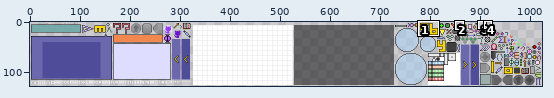
A sprite sheet gets an edit: android/assets/textures/textures.png. Above: a wide view before the commit, with the close-up outlined.
Close-up. Before:
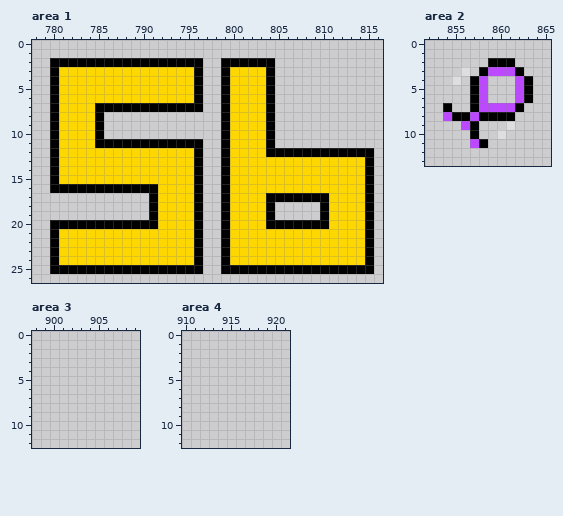
The file is 1024x128 pixels. Pixels under 10% opacity are left out. Colours within 5 levels of each other are drawn and written as one. Shown: area 1: x 778..816, y 0..26; area 2: x 852..865, y 0..13; area 3: x 898..909, y 0..12; area 4: x 910..921, y 0..12. The commit also changed other parts of the picture, which this record leaves out.
The same view after the edit:
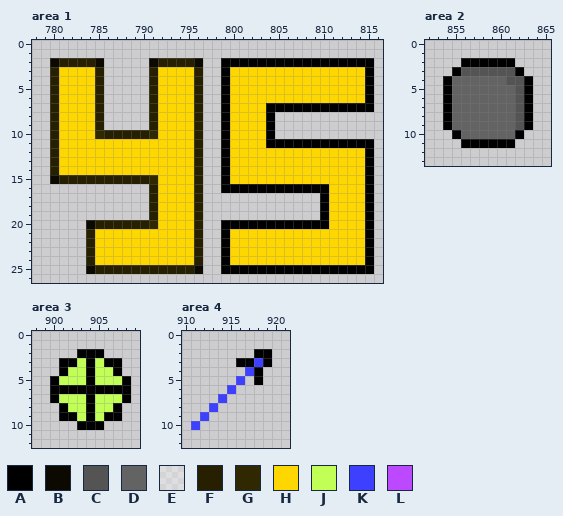
Palette (. is transparent): A #000000  B #0c0a00  C #545454  D #636363  E #ffffff55  F #262000  G #302800  H #ffd700  J #c1ff56  K #3d40ff  L #bc49ff
Edits made:
Changed rows in their new state; - is an unchanged pixel.
Area 1:
first column x 780:
 2 BFFFFB.....BFFFFB--------AAAAAAAAAAA
 3 F----F.....F----F-------HHHHHHHHHHHA
 4 F----F.....F----F-------HHHHHHHHHHHA
 5 F----F.....F----F-------HHHHHHHHHHHA
 6 F----F.....F----F-------HHHHHHHHHHHA
 7 F----F.....FHHHHF--------AAAAAAAAAAA
 8 F----F-----FHHHHF-------------------
 9 F----F-----FHHHHF-------------------
10 F----GFFFFFGHHHHF-------------------
11 F----HHHHHHHHHHHF--------AAAAAAAAAAA
12 F---------------F-------HHHHHHHHHHH-
13 F---------------F-------------------
14 F---------------F-------------------
15 BFFFFFFFFFFG----F-------------------
16 ...........F----F---AAAAAAAAAAA-----
17 -----------F----F--...........------
18 -----------F----F--......-----------
19 -----------F----F--......-----------
20 ....BFFFFFFG----F---AAAA------------
21 ....F-----------F-------------------
22 ....F-----------F-------------------
23 ....F-----------F-------------------
24 ....F-----------F-------------------
25 ....BFFFFFFFFFFFB-------------------
Area 2:
first column x 854:
 2 --AAA-----
 3 -ACCCCCC--
 4 ADDDDDDCC-
 5 ADDDDDDDC-
 6 ADDDDDDDC-
 7 -DDDDDDDCA
 8 ADDDDDDDCA
 9 ADDDDDDDCA
10 -ADDDDDDA-
11 --AA-AAA--
Area 3:
first column x 900:
 2 ---AAA---
 3 -AAJAJAA-
 4 -AJJAJJA-
 5 AJJJAJJJA
 6 AAAAAAAAA
 7 AJJJAJJJA
 8 -AJJAJJA-
 9 -AAJAJAA-
10 ---AAA---
Area 4:
first column x 911:
 2 -------AA
 3 -----AAKA
 4 ------KA-
 5 -----K-A-
 6 ----K----
 7 ---K-----
 8 --K------
 9 -K-------
10 K--------
Pixel boxes of the changes (left, top, right, bottom) in both close-ups:
changed: (50, 58, 374, 274)
changed: (443, 58, 533, 148)
added: (50, 349, 131, 430)
added: (191, 349, 272, 430)
